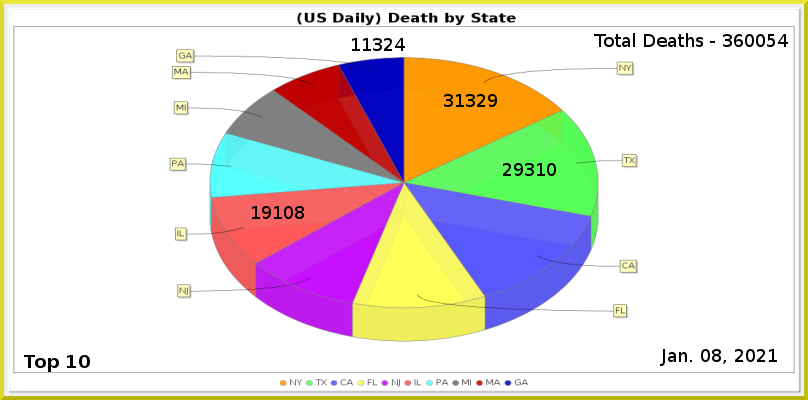
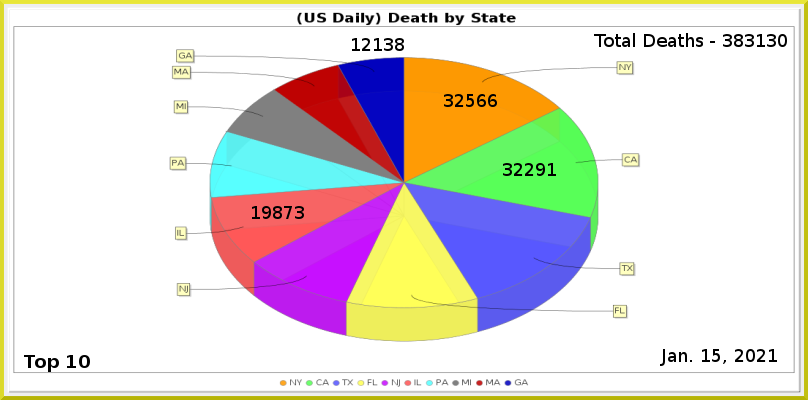
Layer changes from the first 808 x 400 image to the second:
painted on "Least" over (362, 38, 405, 51)
painted on "6" over (273, 206, 304, 219)
painted on "2" over (503, 163, 556, 176)
painted on "1" over (455, 94, 497, 107)
renamed "Total Deaths - 360054" to "Total Deaths - 383130", painted on it over (734, 34, 788, 47)
painted on "Current Date" over (701, 349, 721, 362)
painted on "Death_by_State.png" over (169, 49, 641, 386)
